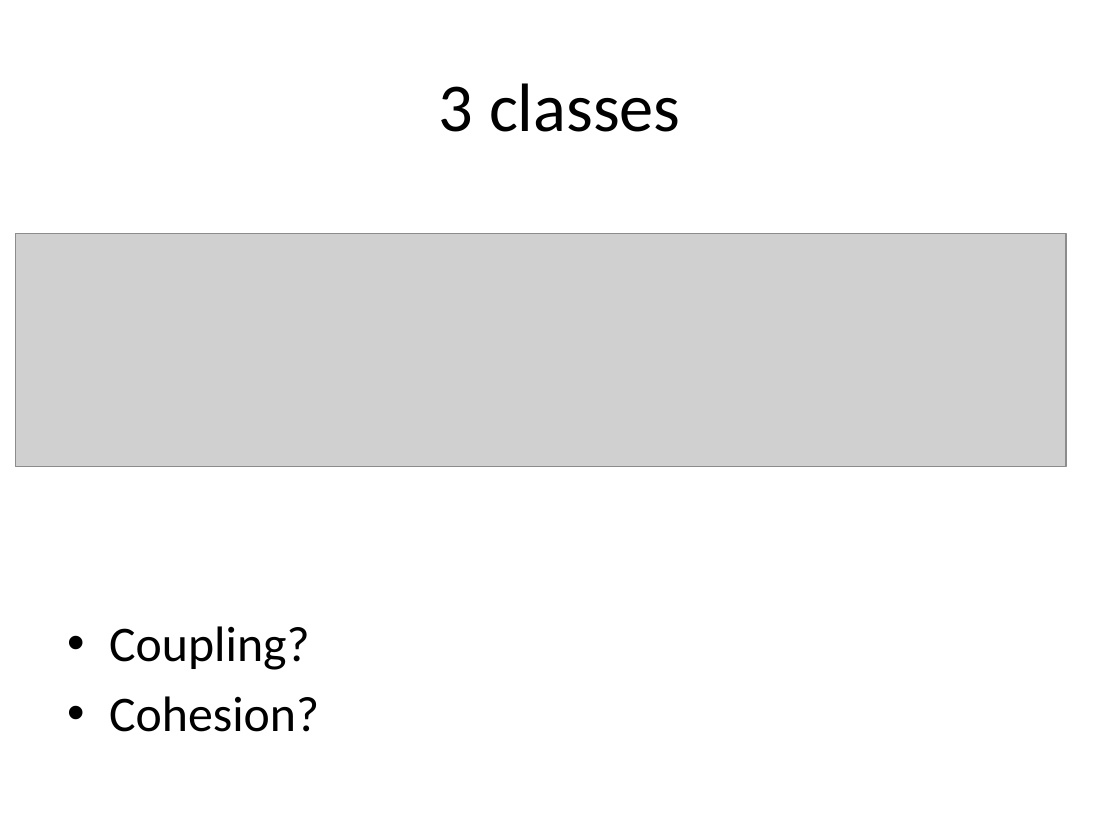
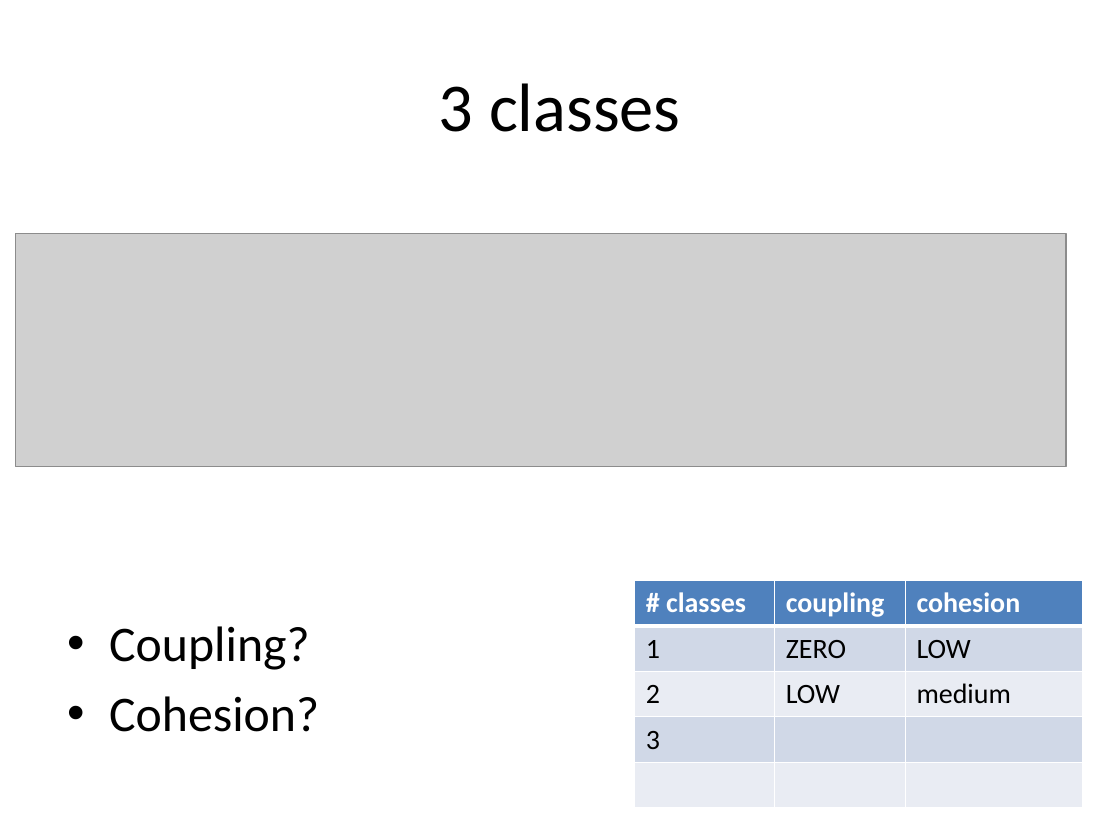
Before and after one commit to RHIT-CSSE/csse220, a slide deck: slide 54 of ClassMaterials/CohesionAndCoupling/Slides/Cohesion_And_Coupling.pptx (slide 53 before the commit). Drawn at 1120x840 pixels with LibreOffice and Linux fonts; fonts in the diff are those of the drawing; grey boxes stand for pictures. Boxes give left, top, right and bottom in pixels: in the first picture for what was removed or moved away, otherwise in the second. Text is boxed around its words. In the diff, an @@ line names an element or a change of style, - is before the commit and + after.

Commit message:
tweaking slides for coupling and cohesion

```diff
--- a/ClassMaterials/CohesionAndCoupling/Slides/Cohesion_And_Coupling.pptx
+++ b/ClassMaterials/CohesionAndCoupling/Slides/Cohesion_And_Coupling.pptx
@@ table added at [635,580,1083,808], 5 rows, 3 columns @@
+# classes | coupling | cohesion
+1 | ZERO | LOW
+2 | LOW | medium
+3 |  | 
+ |  | 
```
Also in this commit, not shown: 7 other slides changed, 1 slide added.
